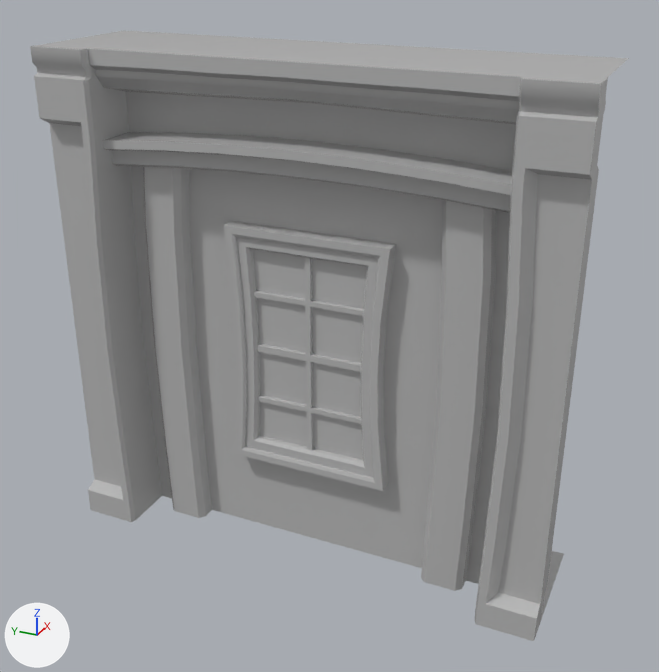
A saved change to the FBX model PC_Client_&_Server_Makina/Assets/Environement Final/Buildings/Facades & pillars/Facades Type 2 (Brick)/O_V_F_Type2_Blank_Window/O_V_F_Type2_Blank_Window.fbx.
Before and after are seen from a 50 mm camera at (-4.85, -2.07, 3.62) aimed at (-0.43, -0.08, 1.41). Lighting does not change. The marker at lower left points along +X, +Y and +Z.

Objects in the first picture: 'O_V_F_Type2_Blank_Window'.
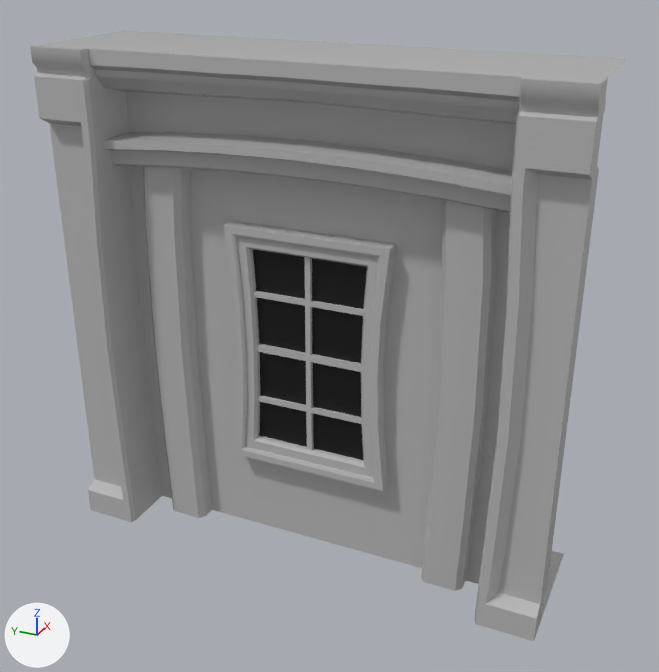
The change, as a list of edits to the scene's bpy script:
```text
Add mat_08___default_slot__2:
    mat_08___default_slot__2 = principled_material('08 - Default Slot #2')
    mat_08___default_slot__2.base_color = (0.0, 0.0, 0.0)  # black #000000
    mat_08___default_slot__2.roughness = 0.553
Change me_mesh:
    where me_mesh.from_pydata(...)  # 667 vertices, 593 faces; spans x -0.84..0.0, y -1.5..1.5, z 0.0..3.0
    used by ob_o_v_f_type2_blank_window; location = (0.0, 0.0, 0.0)
    me_mesh part 1: all 8 faces centred in x -0.52, y -0.18..0.18, z 0.82..1.79 switch from mat_07___default (grey #bcbcbc) to mat_08___default_slot__2 (black #000000)
```

Boxes [x1, y1, x2, y2] around the edits, measured in the pictures (659 x 672 px):
part 1 of me_mesh, recoloured (grey to black)
    both: [253, 249, 367, 460]
